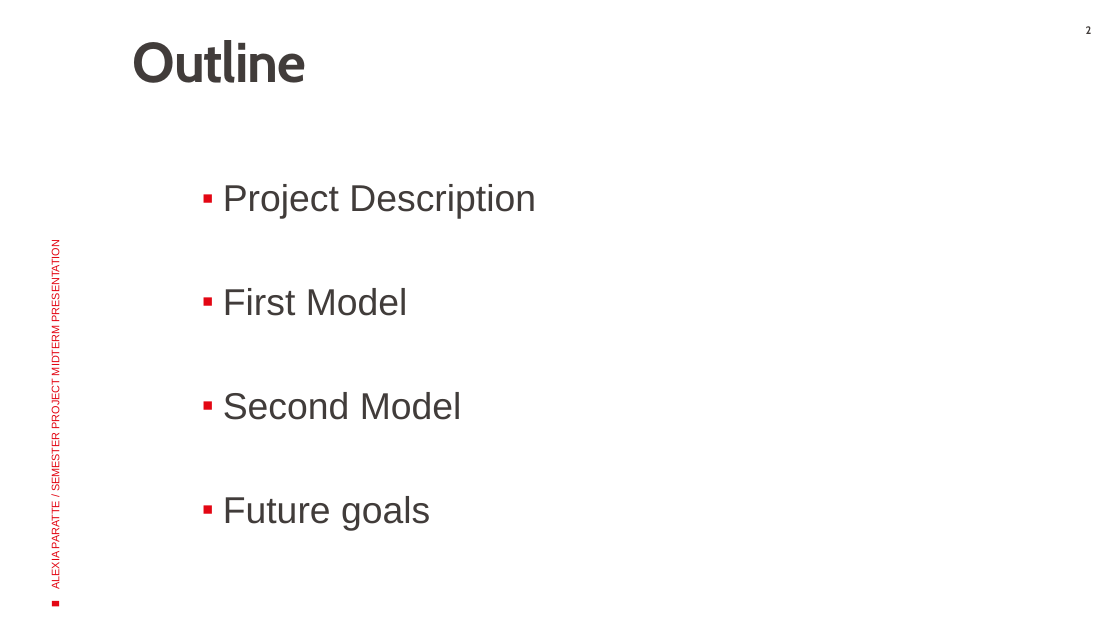
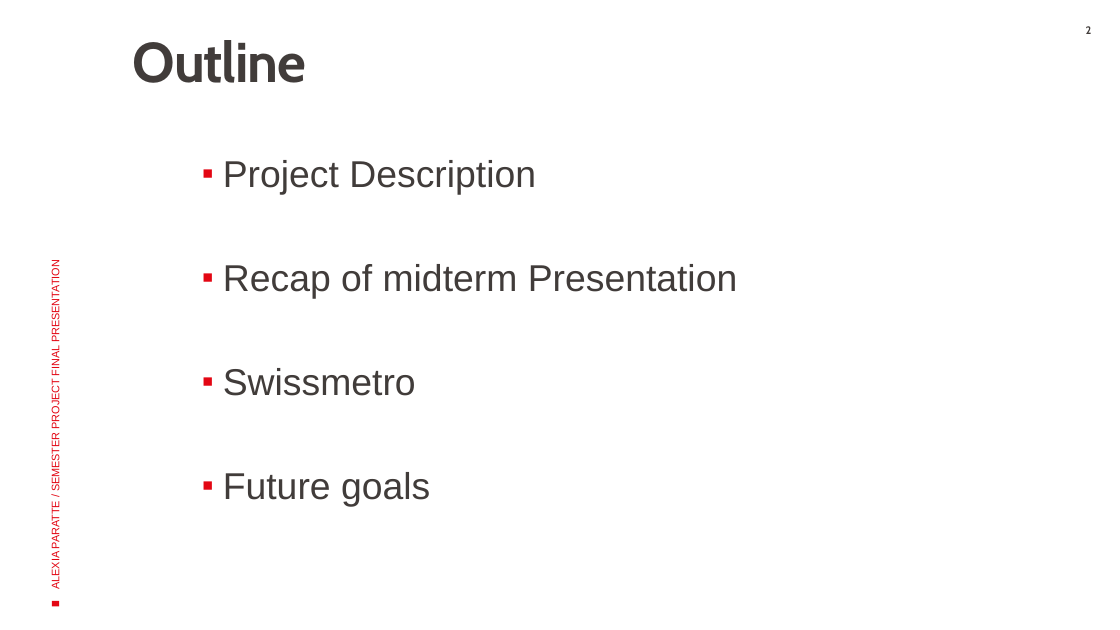
Before and after one commit to araccoon22/Semester-project, a slide deck: slide 2 of Documentation/Reports/Final Presentation - Semester project.pptx. Drawn at 1120x630 pixels with LibreOffice and Linux fonts; fonts in the diff are those of the drawing; background and template pictures are left out. Boxes give left, top, right and bottom in pixels: in the first picture for what was removed or moved away, otherwise in the second. Text is boxed around its words. In the diff, an @@ line names an element or a change of style, - is before the commit and + after.

```diff
--- a/Documentation/Reports/Final Presentation - Semester project.pptx
+++ b/Documentation/Reports/Final Presentation - Semester project.pptx
@@ text "Project Description": place and size @@
-text "Project Description" at (223, 184, 536, 531)
+text "Project Description" at (223, 160, 738, 506)
@@ text at (50, 268, 62, 589): text changed @@
-ALEXIA PARATTE / SEMESTER PROJECT MIDTERM PRESENTATION
+ALEXIA PARATTE / SEMESTER PROJECT FINAL PRESENTATION
@@ text at (223, 264, 738, 396): text changed @@
-▪ First Model
-▪ Second Model
+▪ Recap of midterm Presentation
+▪ Swissmetro
```
Also in this commit, not shown: 13 other slides changed, 1 slide added, 6 slides removed, 2 other files.
